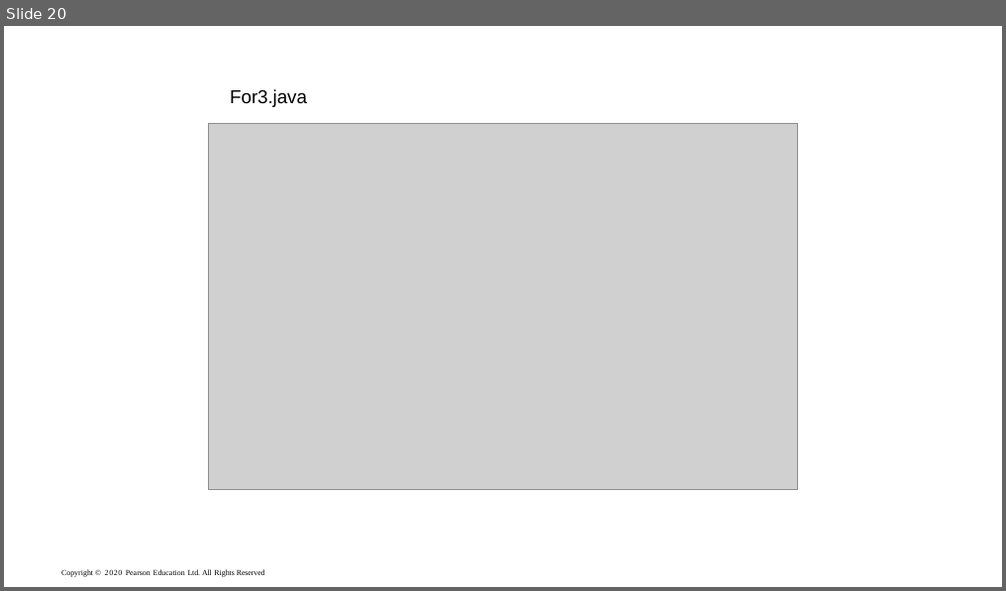
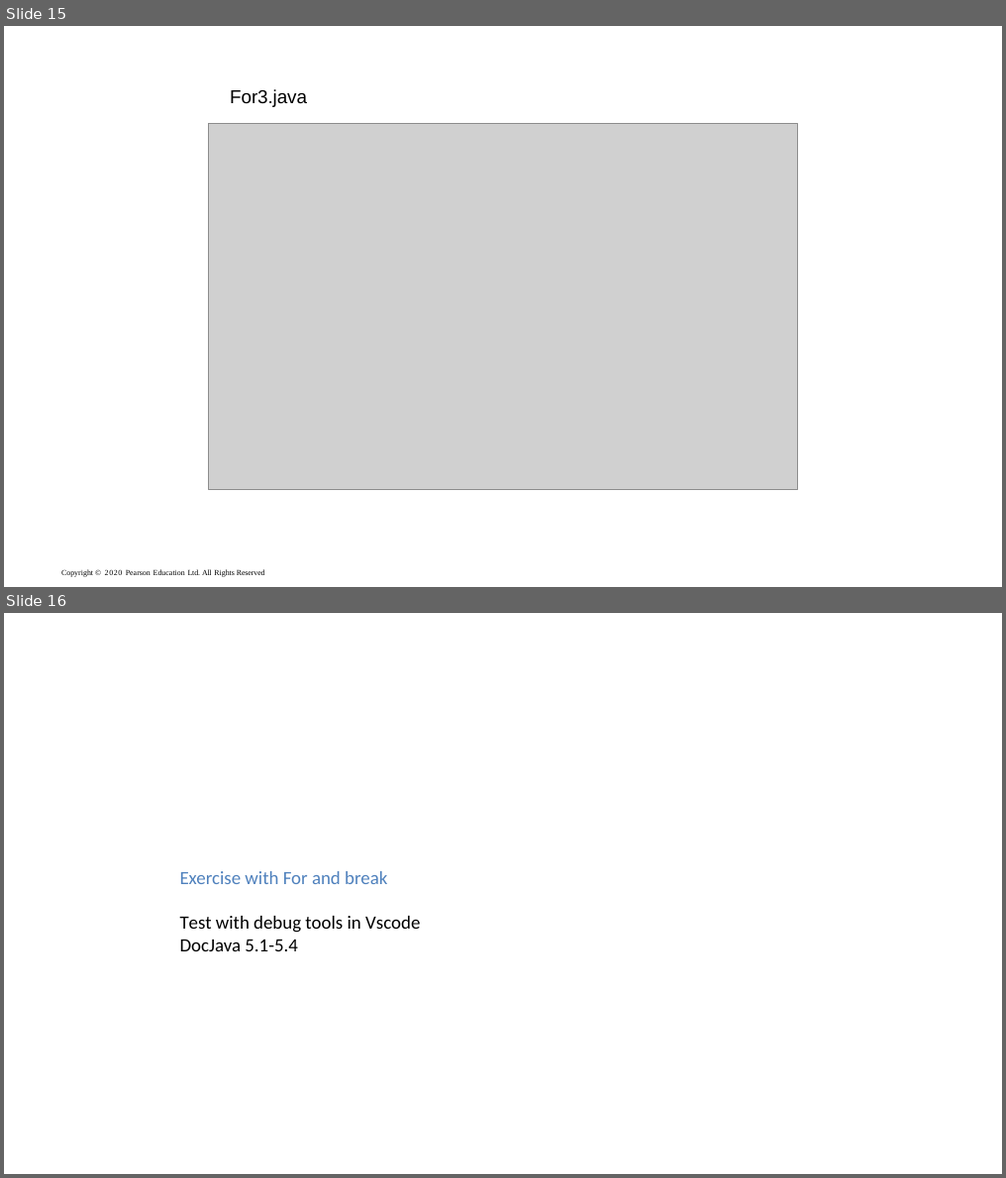
Before and after one commit to xiaoleibi/DMU26, a slide deck: ppt/uge39Loops.pptx. Shown one above the other, each under a label of ours: slide 20 before the commit, slides 15 and 16 after it. The pictures are 1006x591 and 1006x1178 pixels, drawn with LibreOffice and Linux fonts; fonts in the diff are those of the drawing; grey boxes stand for pictures. Boxes give left, top, right and bottom in pixels: in the first picture for what was removed or moved away, otherwise in the second. Text is boxed around its words. In the diff, an @@ line names an element or a change of style, - is before the commit and + after.

```diff
--- a/ppt/uge39Loops.pptx
+++ b/ppt/uge39Loops.pptx
@@ slide 16 added at box(4, 613, 1002, 1174), background #FFFFFF @@
@@ text added at box(180, 871, 420, 952), 18 pt, text #000000 @@
+Exercise with For and break
+Test with debug tools in Vscode
+DocJava 5.1-5.4
@@ what was slide 20 is now slide 15 @@
```
Also in this commit, not shown: 1 slide changed, 4 other slides added, 1 slide removed, 2 other files.
